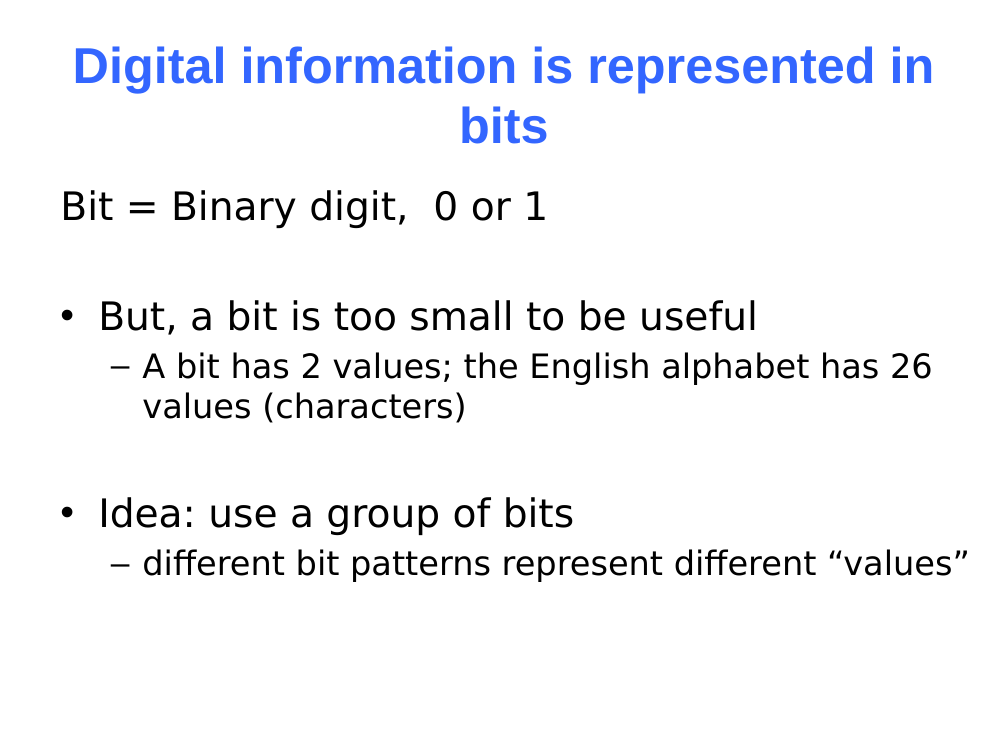
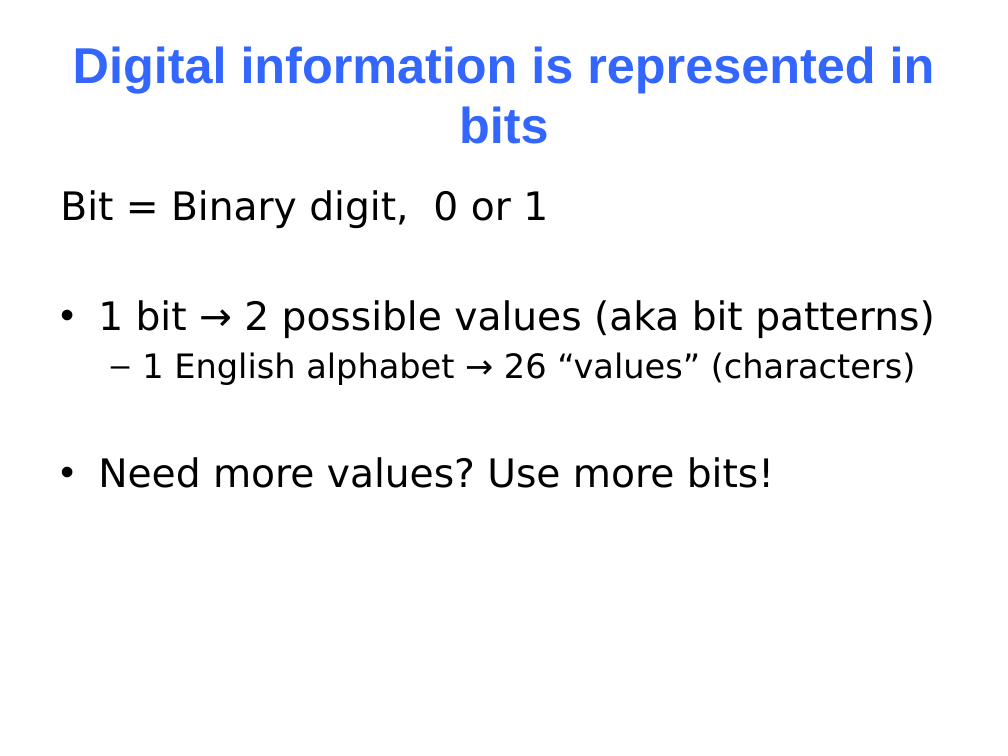
Before and after one commit to NYU-CSO/nyu-cso.github.io, a slide deck: slide 5 of notes/02-bits_bytes_int.pptx. Drawn at 1008x756 pixels with LibreOffice and Linux fonts; fonts in the diff are those of the drawing. Boxes give left, top, right and bottom in pixels: in the first picture for what was removed or moved away, otherwise in the second. Text is boxed around its words. In the diff, an @@ line names an element or a change of style, - is before the commit and + after.

```diff
--- a/notes/02-bits_bytes_int.pptx
+++ b/notes/02-bits_bytes_int.pptx
@@ text at [98, 300, 935, 488]: text changed; size 24 to 28 pt @@
-• But, a bit is too small to be useful
-  – A bit has 2 values; the English alphabet has 26 values (characters)
-• Idea: use a group of bits
-  – different bit patterns represent different “values”
+• 1 bit → 2 possible values (aka bit patterns)
+  – 1 English alphabet → 26 “values” (characters)
+• Need more values? Use more bits!
```
Also in this commit, not shown: 6 other slides changed, 1 other file.
